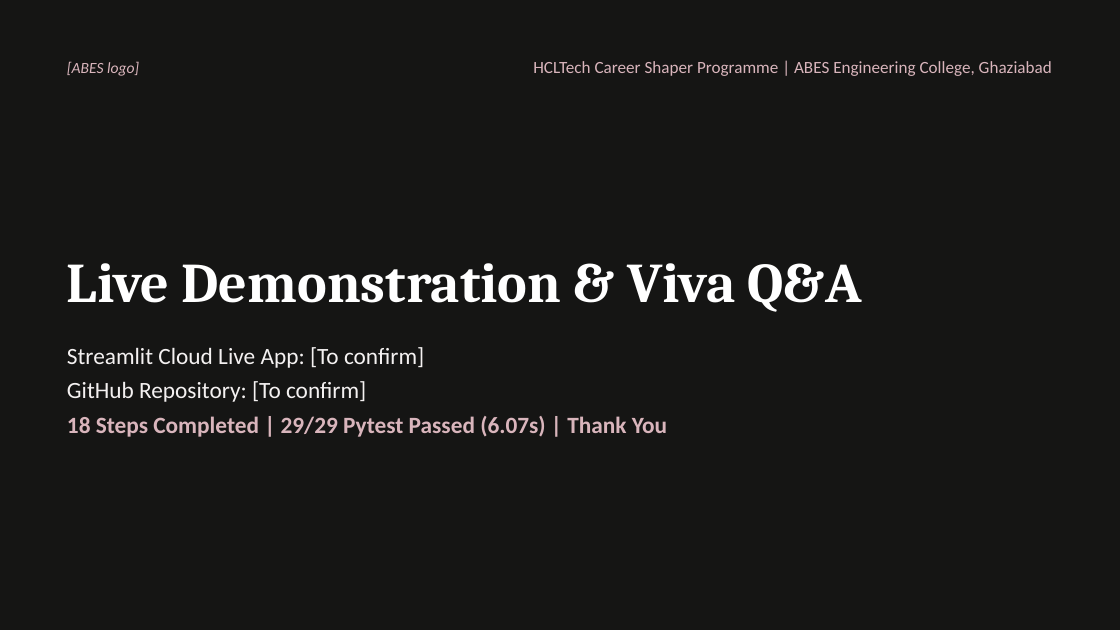
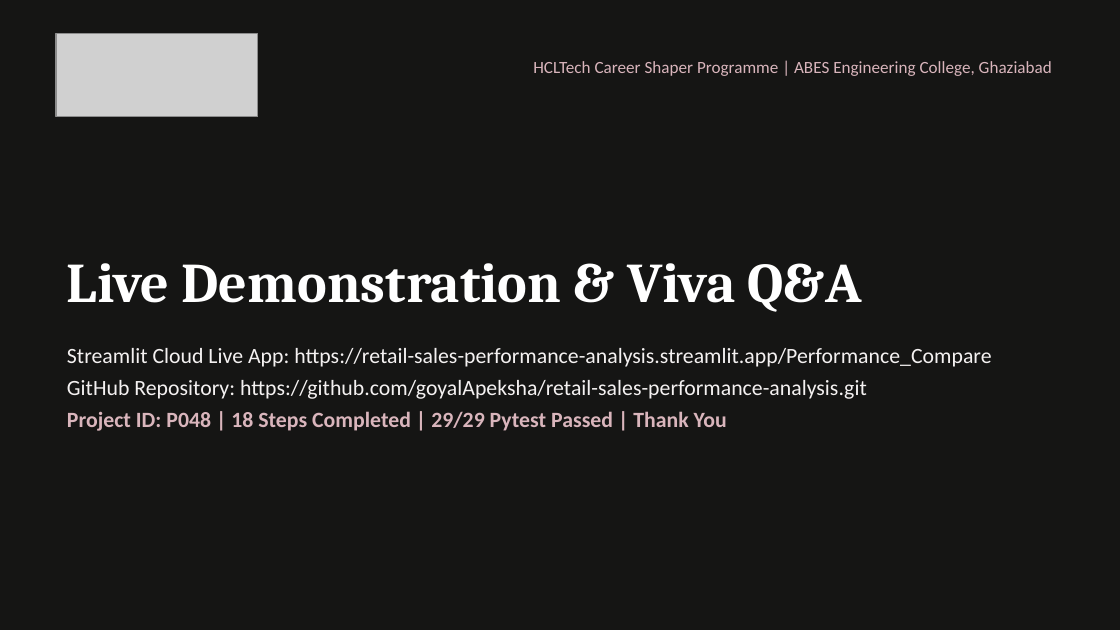
Before and after one commit to goyalApeksha/retail-sales-performance-analysis, a slide deck: slide 21 of docs/18_Steps_Complete_Presentation.pptx. Drawn at 1120x630 pixels with LibreOffice and Linux fonts; fonts in the diff are those of the drawing; grey boxes stand for pictures. Boxes give left, top, right and bottom in pixels: in the first picture for what was removed or moved away, otherwise in the second. Text is boxed around its words. In the diff, an @@ line names an element or a change of style, - is before the commit and + after.

Commit message:
docs: finalize project P048 with official ABES logo, live dashboard screenshot, mentor Mr. Dinesh, and batch ABES_OND26_MCA_Batch_01

```diff
--- a/docs/18_Steps_Complete_Presentation.pptx
+++ b/docs/18_Steps_Complete_Presentation.pptx
@@ picture added at <box>56,34,258,116</box> @@
@@ text removed at <box>67,61,139,76</box> @@
-[ABES logo]
@@ text at <box>67,348,991,431</box>: text changed; size 15 to 14 pt @@
-Streamlit Cloud Live App: [To confirm]
-GitHub Repository: [To confirm]
-18 Steps Completed | 29/29 Pytest Passed (6.07s) | Thank You
+Streamlit Cloud Live App: https://retail-sales-performance-analysis.streamlit.app/Performance_Compare
+GitHub Repository: https://github.com/goyalApeksha/retail-sales-performance-analysis.git
+Project ID: P048 | 18 Steps Completed | 29/29 Pytest Passed | Thank You
```
Also in this commit, not shown: 20 other slides changed, 36 other files.
